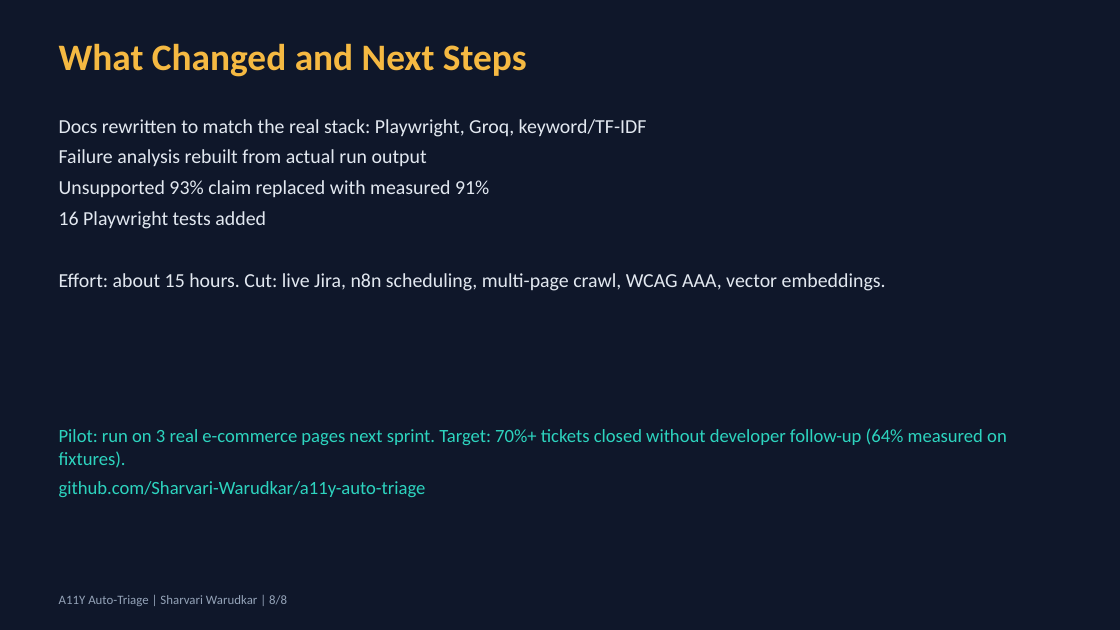
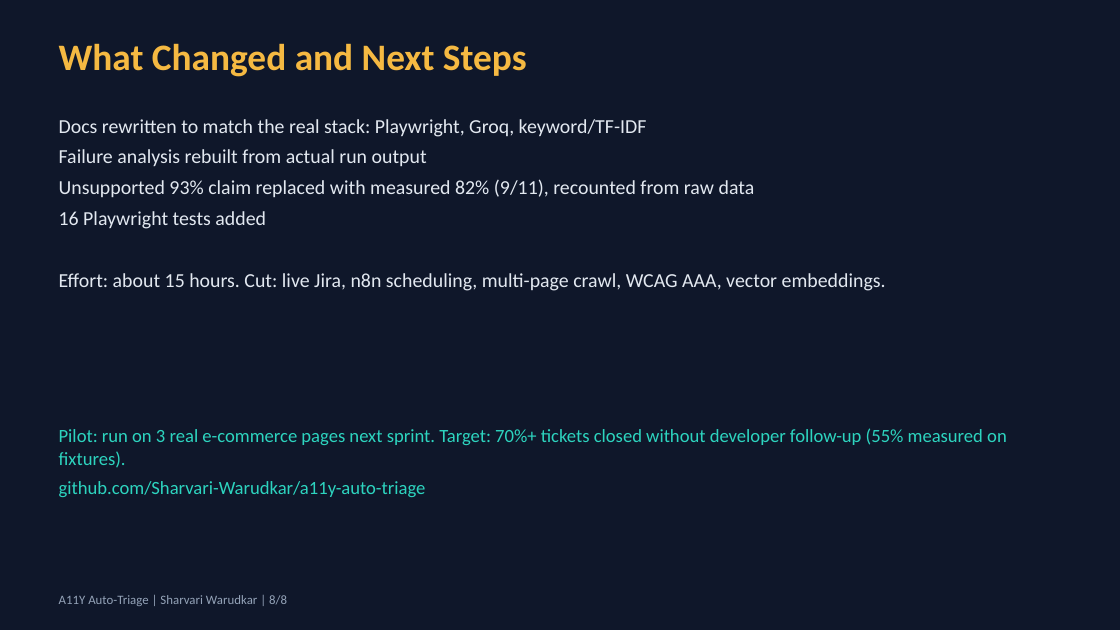
Before and after one commit to Sharvari-Warudkar/a11y-auto-triage, a slide deck: slide 8 of evidence/L1-A11y-auto-traige-updated_Presentation.pptx. Drawn at 1120x630 pixels with LibreOffice and Linux fonts; fonts in the diff are those of the drawing. Boxes give left, top, right and bottom in pixels: in the first picture for what was removed or moved away, otherwise in the second. Text is boxed around its words. In the diff, an @@ line names an element or a change of style, - is before the commit and + after.

```diff
--- a/evidence/L1-A11y-auto-traige-updated_Presentation.pptx
+++ b/evidence/L1-A11y-auto-traige-updated_Presentation.pptx
@@ text at <box>59,179,755,197</box>: text changed @@
-Unsupported 93% claim replaced with measured 91%
+Unsupported 93% claim replaced with measured 82% (9/11), recounted from raw data
@@ text at <box>59,428,1007,467</box>: text changed @@
-Pilot: run on 3 real e-commerce pages next sprint. Target: 70%+ tickets closed without developer follow-up (64% measured on fixtures).
+Pilot: run on 3 real e-commerce pages next sprint. Target: 70%+ tickets closed without developer follow-up (55% measured on fixtures).
```
Also in this commit, not shown: 3 other slides changed, 12 other files.
